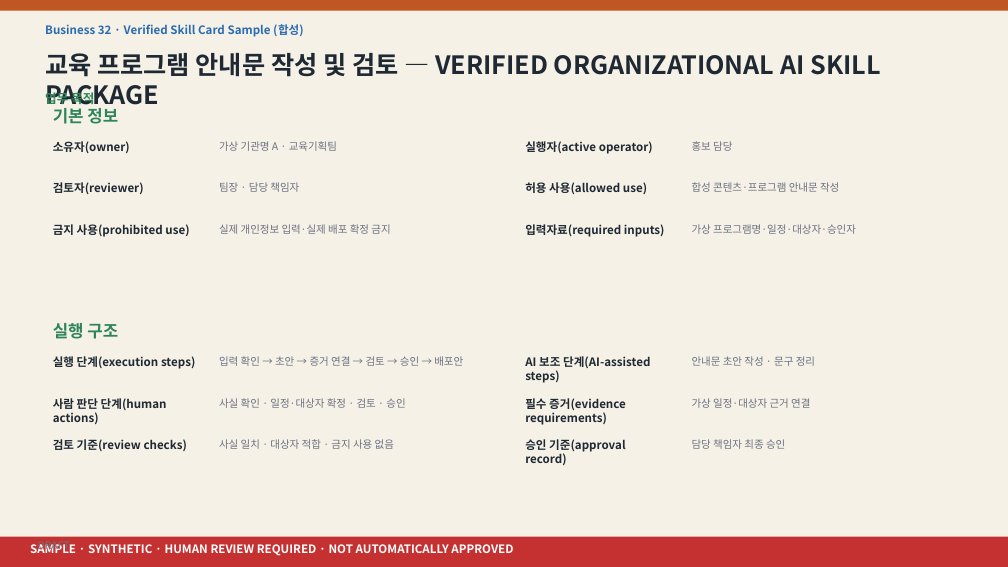
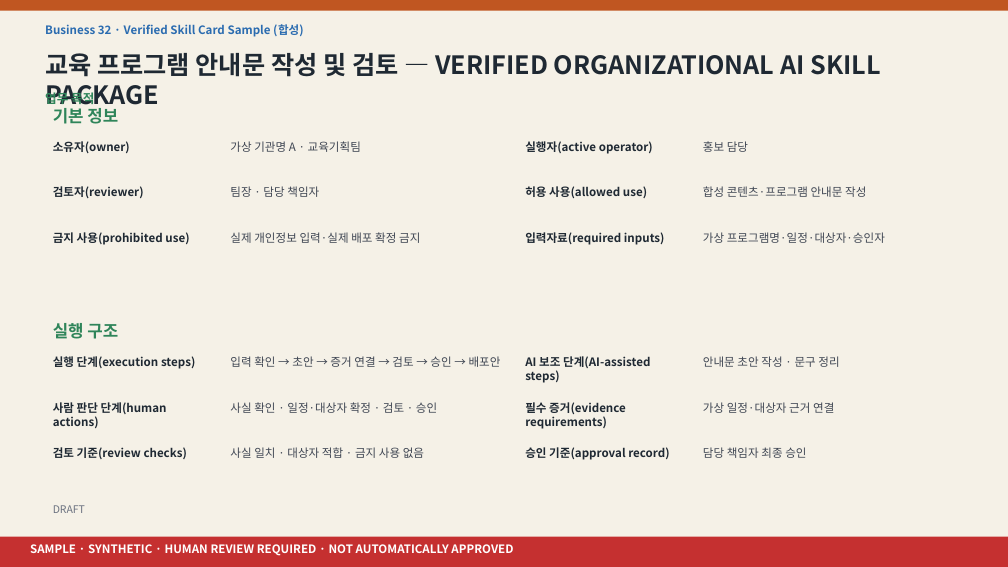
Before and after one commit to skerishKang/ai-revenue-lab, a slide deck: slide 1 of docs/commercial/business-32-ai-skill-studio/customer-package/Business32_Verified_Skill_Card_Sample.pptx. Drawn at 1008x567 pixels with LibreOffice and Linux fonts; fonts in the diff are those of the drawing. Boxes give left, top, right and bottom in pixels: in the first picture for what was removed or moved away, otherwise in the second. Text is boxed around its words. In the diff, an @@ line names an element or a change of style, - is before the commit and + after.

```diff
--- a/docs/commercial/business-32-ai-skill-studio/customer-package/Business32_Verified_Skill_Card_Sample.pptx
+++ b/docs/commercial/business-32-ai-skill-studio/customer-package/Business32_Verified_Skill_Card_Sample.pptx
@@ text "검토자(reviewer)": place and size @@
-text "검토자(reviewer)" at box(53, 182, 144, 194)
+text "검토자(reviewer)" at box(53, 186, 144, 198)
@@ text "허용 사용(allowed use)": place and size @@
-text "허용 사용(allowed use)" at box(525, 182, 647, 194)
+text "허용 사용(allowed use)" at box(525, 186, 647, 198)
@@ text "금지 사용(prohibited use)": place and size @@
-text "금지 사용(prohibited use)" at box(53, 224, 189, 237)
+text "금지 사용(prohibited use)" at box(53, 232, 189, 245)
@@ size 10 to 11 pt, text colour #6B7280 to #3F4653 in 12 elements at box(703, 141, 748, 152), box(703, 356, 839, 367), box(230, 141, 361, 152), box(230, 356, 501, 367), box(703, 186, 866, 197), box(703, 402, 834, 413), box(230, 186, 319, 197), box(230, 402, 437, 413), box(703, 232, 885, 243), box(230, 447, 424, 458), box(703, 447, 806, 458), box(230, 232, 420, 243) @@
@@ text "실제 개인정보 입력·실제 배포 확정 ...": place and size @@
-text "실제 개인정보 입력·실제 배포 확정 ..." at box(219, 224, 390, 234)
+text "실제 개인정보 입력·실제 배포 확정 ..." at box(230, 232, 420, 243)
@@ text "입력자료(required inputs)": place and size @@
-text "입력자료(required inputs)" at box(525, 224, 665, 237)
+text "입력자료(required inputs)" at box(525, 232, 665, 245)
@@ text "가상 프로그램명·일정·대상자·승인자": place and size @@
-text "가상 프로그램명·일정·대상자·승인자" at box(692, 224, 856, 234)
+text "가상 프로그램명·일정·대상자·승인자" at box(703, 232, 885, 243)
@@ 4 texts: place and size @@
-4 texts at box(219, 141, 815, 366)
+4 texts at box(230, 141, 839, 367)
@@ text "사람 판단 단계(human actions)": place and size @@
-text "사람 판단 단계(human actions)" at box(53, 398, 167, 424)
+text "사람 판단 단계(human actions)" at box(53, 402, 167, 428)
@@ text "필수 증거(evidence requirements)": place and size @@
-text "필수 증거(evidence requirements)" at box(525, 398, 626, 425)
+text "필수 증거(evidence requirements)" at box(525, 402, 626, 429)
@@ text "검토 기준(review checks)": place and size @@
-text "검토 기준(review checks)" at box(53, 439, 187, 451)
+text "검토 기준(review checks)" at box(53, 447, 187, 459)
@@ text "승인 기준(approval record)" rewrapped from box(525, 439, 625, 465) to box(525, 447, 669, 460) @@
@@ 6 texts: place and size @@
-6 texts at box(219, 182, 839, 449)
+6 texts at box(230, 186, 866, 458)
@@ text "DRAFT": place and size @@
-text "DRAFT" at box(38, 541, 70, 552)
+text "DRAFT" at box(53, 505, 85, 513)
```
Also in this commit, not shown: 1 other slide changed, 28 other files.
